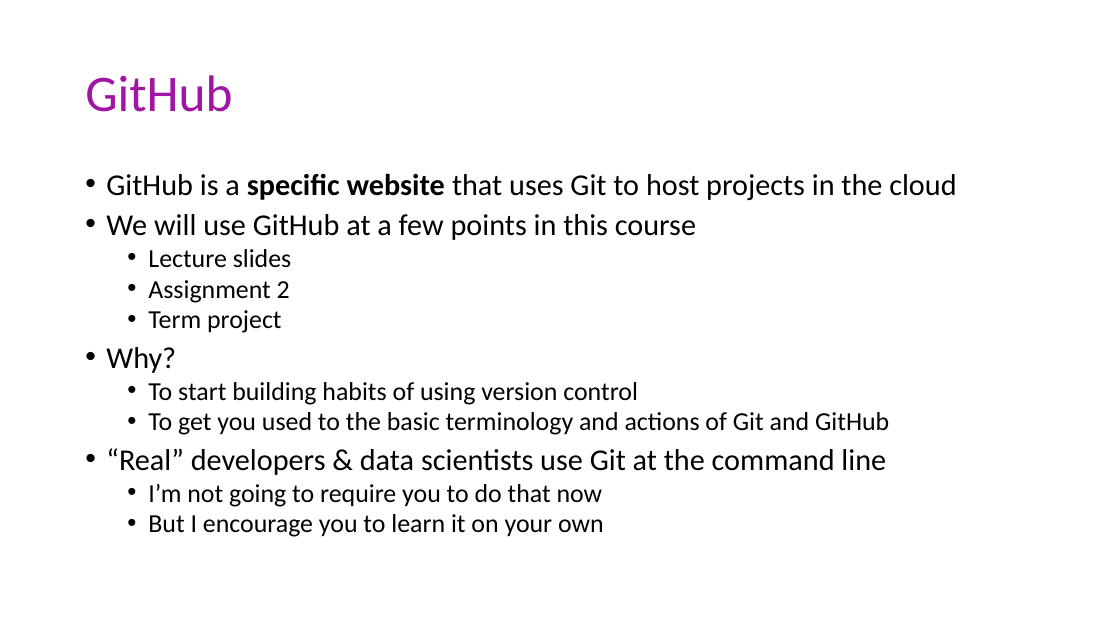
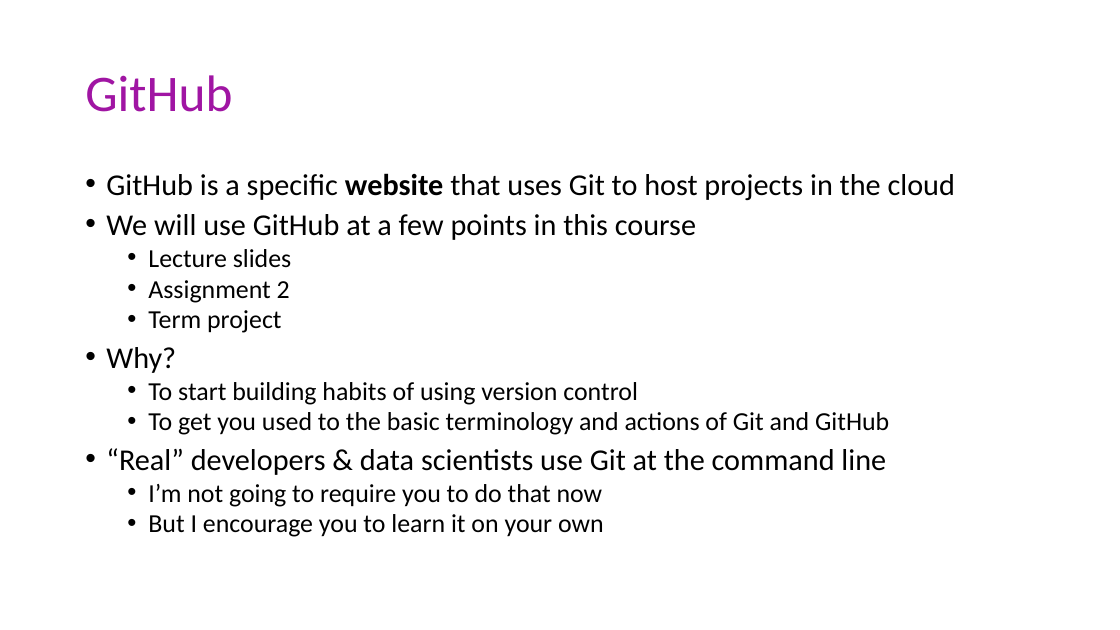
Before and after one commit to msu-econ-data-analytics/course-materials, a slide deck: slide 4 of lecture-slides/03-Productivity/Git_and_GitHub.pptx. Drawn at 1120x630 pixels with LibreOffice and Linux fonts; fonts in the diff are those of the drawing. Boxes give left, top, right and bottom in pixels: in the first picture for what was removed or moved away, otherwise in the second. Text is boxed around its words. In the diff, an @@ line names an element or a change of style, - is before the commit and + after.

```diff
--- a/lecture-slides/03-Productivity/Git_and_GitHub.pptx
+++ b/lecture-slides/03-Productivity/Git_and_GitHub.pptx
@@ text at [106,173,955,200]: bold off in "specific" @@
```
Also in this commit, not shown: 3 other slides changed, 24 other files.
